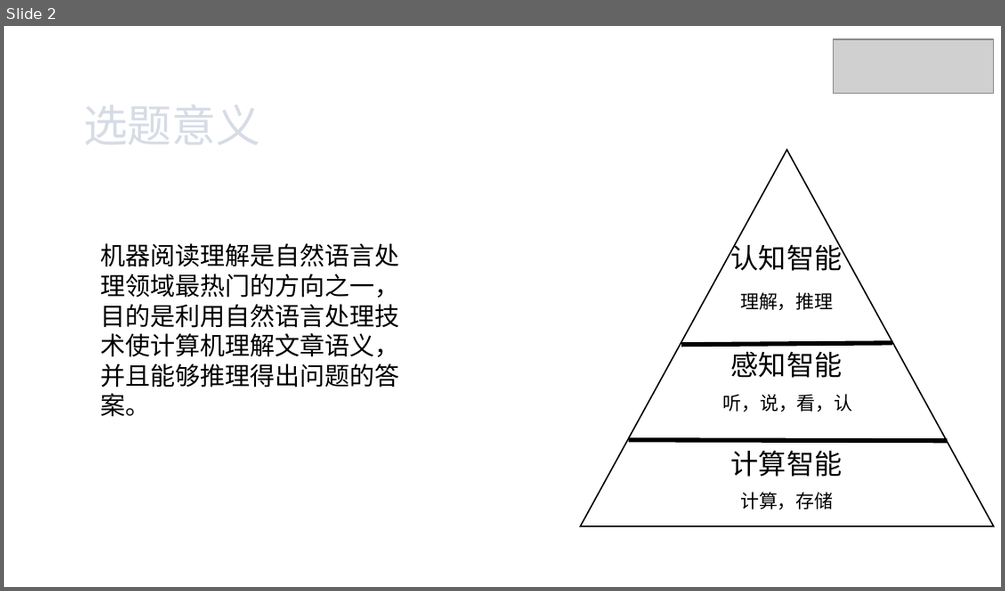
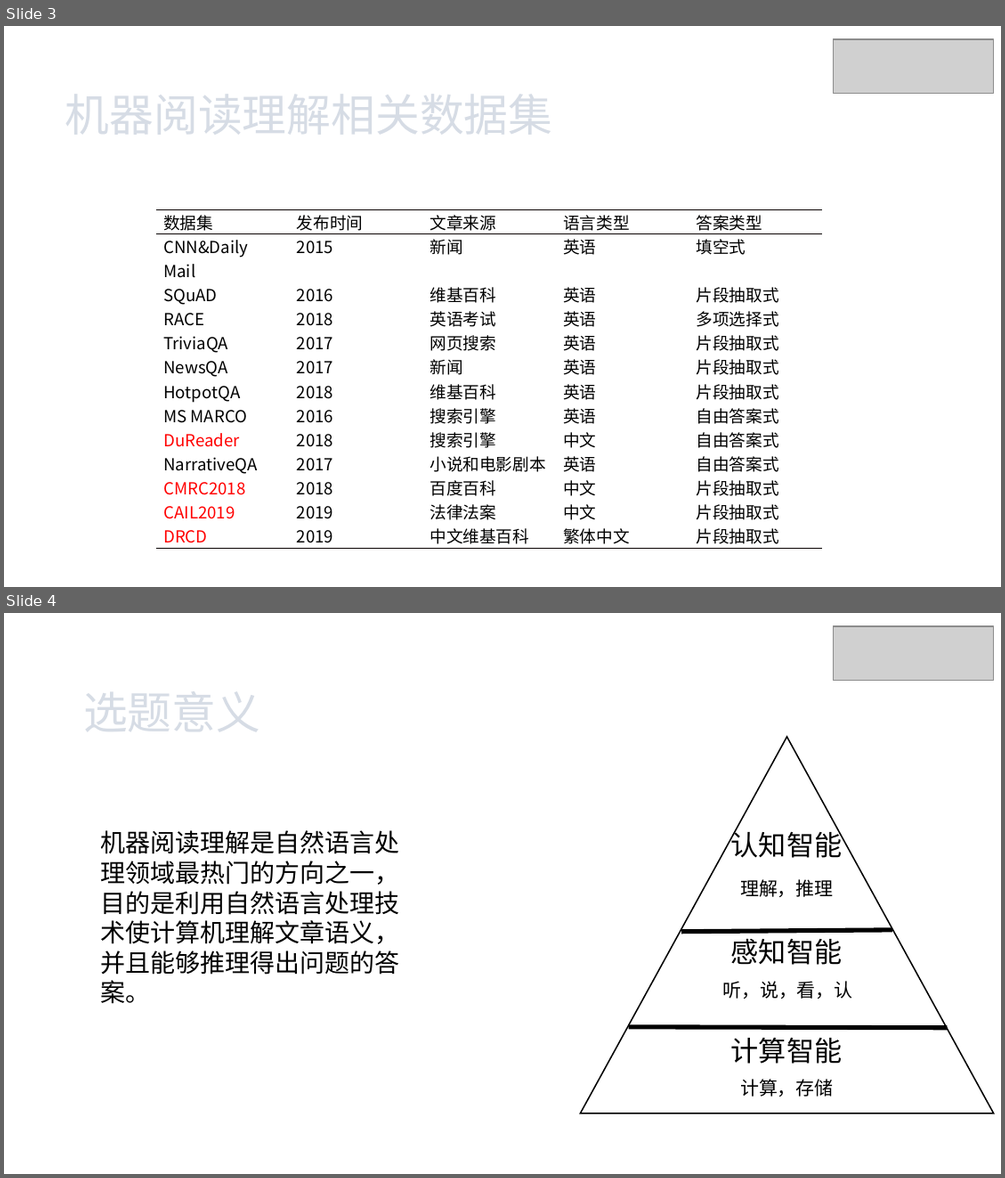
Before and after one commit to xhsun1997/ChineseMRC, a slide deck: 孙相会.pptx. Shown one above the other, each under a label of ours: slide 2 before the commit, slides 3 and 4 after it. The pictures are 1005x591 and 1005x1178 pixels, drawn with LibreOffice and Linux fonts; fonts in the diff are those of the drawing; grey boxes stand for pictures; background and template pictures are left out. Boxes give left, top, right and bottom in pixels: in the first picture for what was removed or moved away, otherwise in the second. Text is boxed around its words. In the diff, an @@ line names an element or a change of style, - is before the commit and + after.

```diff
--- a/孙相会.pptx
+++ b/孙相会.pptx
@@ slide 3 added at [4,26,1001,587], background picture (left out) @@
@@ picture added at [833,39,993,93] @@
@@ text added at [65,95,553,135], 32 pt, text pattern #44546A on #D6DCE5 @@
+机器阅读理解相关数据集
@@ table added at [156,210,825,548], 13 rows, 5 columns @@
+数据集 | 发布时间 | 文章来源 | 语言类型 | 答案类型
+CNN&Daily Mail | 2015 | 新闻 | 英语 | 填空式
+SQuAD | 2016 | 维基百科 | 英语 | 片段抽取式
+RACE | 2018 | 英语考试 | 英语 | 多项选择式
+TriviaQA | 2017 | 网页搜索 | 英语 | 片段抽取式
+NewsQA | 2017 | 新闻 | 英语 | 片段抽取式
+HotpotQA | 2018 | 维基百科 | 英语 | 片段抽取式
+MS MARCO | 2016 | 搜索引擎 | 英语 | 自由答案式
+DuReader | 2018 | 搜索引擎 | 中文 | 自由答案式
+NarrativeQA | 2017 | 小说和电影剧本 | 英语 | 自由答案式
+CMRC2018 | 2018 | 百度百科 | 中文 | 片段抽取式
+CAIL2019 | 2019 | 法律法案 | 中文 | 片段抽取式
+DRCD | 2019 | 中文维基百科 | 繁体中文 | 片段抽取式
@@ what was slide 2 is now slide 4 @@
```
Also in this commit, not shown: 1 slide changed, 1 other slide added, 3 other files.
